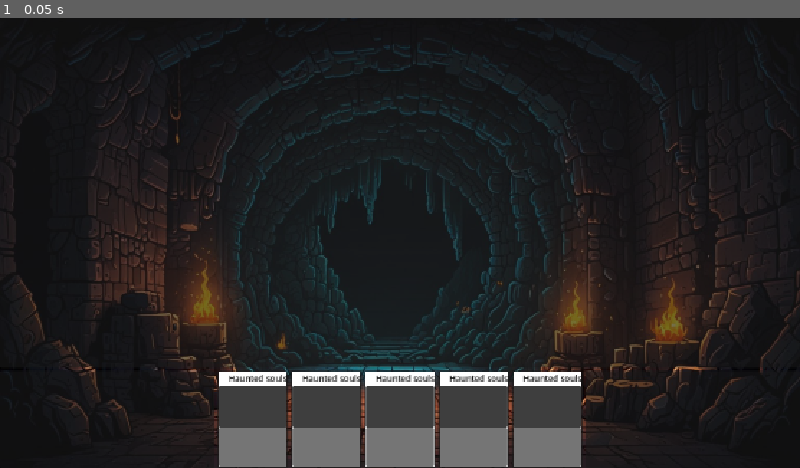
Above: before the commit, frame 1.
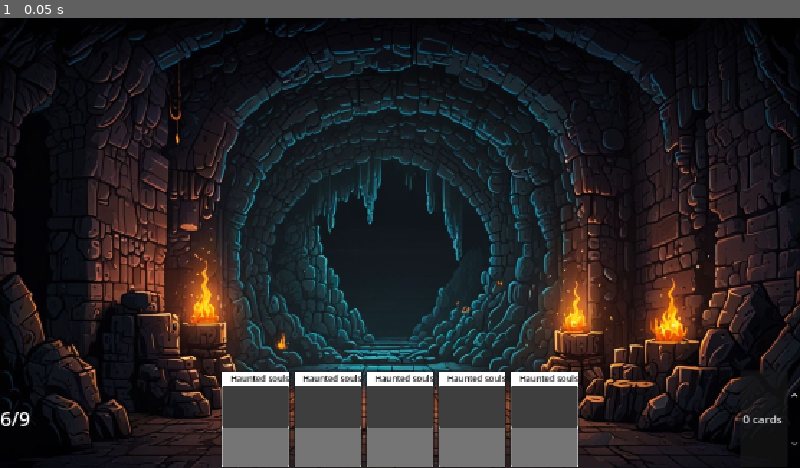
Above: after the commit, the same moment.

Repository: OteroJP/roguelito
Game: Godot game, scene res://ui/main.tscn
Two runs of this game, one before a commit and one after it. Both use one fixed random seed, a clock stepped at 60 frames per second and the inputs below. The project has no main scene, so this scene is started directly.
Inputs:
- Up to frame 1 (0.05 s): no input

The runs differ from the first frame. In frame 1, 13% of the frame differs, in the area x 0-100%, y 2-100%.
Error after the commit: Parse Error: Expected indented block after function declaration. (res://ui/card_manager.gd:12)

Commit message:
wip card_manager

Diff:
--- a/app/combat_room.gd
+++ b/app/combat_room.gd
@@ -1,22 +1,21 @@
 class_name CombatRoom extends Node
 
-var _hero
-var _villian
-var _combat_loop
+@export var hero: Resource #: HeroCharacter
+@export var villain: Resource #: VillainCharacter
 
-func _init(
-	villan,
-	hero
-) -> void:
-	_villian = villan
-	_hero = hero
+var _combat_loop: CombatLoop
+
+@onready var _card_manager: CardManager = %CardManager
 
 
 func _ready() -> void:
-	_prepare_combat()
+	_prepare_combat() #await?
+	await start_combat()
+
+
+
+func start_combat() -> void:
 	_combat_loop = CombatLoop.new(
-		_hero,
-		_villian,
 		_prepare_end_conditions(),
 		_prepare_phases(),
 	)
@@ -26,16 +25,21 @@
 
 func _prepare_combat() -> void:
 	print("Preparing hero, decks and villain")
+	# get and store the hero
+	# get and store the villain
 
 
 func _prepare_end_conditions() -> Array[EndCondition]:
-	return []
+	return [
+		VillainDefeated.new(villain),
+		HeroeDefeated.new(hero)
+	]
 	#end_conditions
 
 
-func _prepare_phases() -> Array[Loop]:
+func _prepare_phases() -> Array[LoopPhase]:
 	return [
-		UpkeepLoop.new(_villian, _hero),
-		PlayerTurn.new(_villian, _hero),
-		CardsResolution.new(_villian, _hero)
+		UpkeepLoop.new(villain, hero),
+		PlayerTurn.new(villain, hero),
+		#Resolution.new()
 		]
--- /dev/null
+++ b/app/end_conditions/heroe_defeated.gd
@@ -0,0 +1,13 @@
+class_name HeroeDefeated extends EndCondition
+
+var _heroe
+
+
+func _init(heroe) -> void:
+	_heroe = heroe
+
+
+func was_satisfied() -> bool:
+	#if _villain.health <= 0:
+	satisfied.emit(self)
+	return true #_villain.health <= 0
--- a/app/end_conditions/villian_defeated.gd
+++ b/app/end_conditions/villian_defeated.gd
@@ -1,12 +1,12 @@
-class_name VillianDefeated extends EndCondition
+class_name VillainDefeated extends EndCondition
 
-var _villian
+var _villain
 
 
-func _init(villian_health) -> void:
-	_villian = villian_health
+func _init(villain) -> void:
+	_villain = villain
 
 
 func was_satisfied() -> bool:
 	satisfied.emit(self)
-	return true
+	return true #_villain.health <= 0
--- /dev/null
+++ b/app/loops/_loop_phase.gd
@@ -0,0 +1,8 @@
+@abstract class_name LoopPhase extends RefCounted
+
+var _have_loop_ended: Callable
+
+func add_end_condition(cb: Callable) -> void:
+	_have_loop_ended = cb
+
+@abstract func run() -> void
--- a/app/loops/a_loop.gd
+++ /dev/null
@@ -1 +0,0 @@
-@abstract class_name Loop extends RefCounted
--- a/app/loops/cards_resolution.gd
+++ /dev/null
@@ -1,19 +0,0 @@
-class_name  CardsResolution extends Loop
-
-
-func _init(
-	villian_character,
-	hero_character
-	) -> void:
-	pass
-
-
-	# Show Hero card
-		# check stance and other condicionals.
-	# check pc cards condicionales.
-	# Compare cards speed and execute in order.
-		# Execute faster card.
-		# WIN-LOSS CHECK
-		# Execute slower card.
-		# WIN-LOSS CHECK
-	# Discards cards, if there is more than hand_limit (6) it must discard hand_size - hand_limit.
--- a/app/loops/combat_loop.gd
+++ b/app/loops/combat_loop/combat_loop.gd
@@ -1,29 +1,32 @@
-class_name CombatLoop extends Loop
+class_name CombatLoop extends RefCounted
 
-var phases: Array[Loop]
+var phases: Array[LoopPhase]
 var end_conditions: Array[EndCondition]
-var _current_phase
+var _current_phase: int  = -1
 
 
 func _init(
-	hero_character,
-	villian_character,
 	end_loop_triggers,
 	loop_phases,
 	) -> void:
 		assert(phases.size()>0 and end_conditions.size()>0
 		, "There should be at least a [CombatPhase] and an [EndCondition]"
 		)
-		_current_phase = 0
+		end_conditions = end_loop_triggers
 		phases = loop_phases
-		end_conditions = end_loop_triggers
+		_current_phase = -1
+		for phase in phases:
+			phase.add_end_condition(_should_end)
 
 
+func run() -> void:
+	while not _should_end():
+		_current_phase = _current_phase + 1 % phases.size()
+		var phase = phases[_current_phase]
+		await phase.run()
 
 
-
-
-func _should_end(current):
+func _should_end() -> bool:
 	var was_satisfied: Callable = (
 		func(condition: EndCondition):
 			return condition.was_satisfied()
--- a/app/loops/player_turn.gd
+++ b/app/loops/combat_loop/player_turn.gd
@@ -1,21 +1,21 @@
-class_name PlayerTurn extends Loop
+class_name PlayerTurn extends LoopPhase
 
 
 var _hero
-var _villian
+var _villain
 
 func _init(
-	villian_character,
+	villain_character,
 	hero_character
 	) -> void:
 	_hero = hero_character
-	_villian = villian_character
+	_villain = villain_character
 
 
 func run() -> void:
 	# Opcional: Before choosing card: spend mana for casting spell.
-	await _villian.activate_ability()
-	await _villian.play_card() # Mandatory: Player selects a card to play, may undo, and the confirms.
+	await _villain.activate_ability()
+	await _villain.play_card() # Mandatory: Player selects a card to play, may undo, and the confirms.
 	# On card play, check for symbol match:
 		# Add symbols to completed symbols box
 		# Symbol effect resolution (inmediatamente uno de 3 efectos genéricos).
--- /dev/null
+++ b/app/loops/combat_loop/resolution.gd
@@ -0,0 +1,37 @@
+class_name Resolution extends LoopPhase
+
+var _combat_ended: Callable
+
+func _init(combat_end_check: Callable) -> void:
+	_combat_ended = combat_end_check
+
+
+func run() -> void:
+	# Show Hero card
+	# check stance and other condicionals.
+	# check pc cards condicionales.
+	# Compare cards speed and execute in order.
+	await prepare_phase()
+	# Execute faster card.
+	# WIN-LOSS CHECK
+	await execute_faster_card()
+	# Execute slower card.
+	if _combat_ended.call(): # WIN-LOSS CHECK
+		return
+	await execute_slower_card()
+	if _combat_ended.call(): # WIN-LOSS CHECK
+		return
+
+	# Discards cards, if there is more than hand_limit (6) it must discard hand_size - hand_limit.
+
+
+func prepare_phase() -> void:
+	await create_timer(1).timeout
+
+
+func execute_faster_card() -> void:
+	await get_tree().create_timer(1).timeout
+
+
+func execute_slower_card() -> void:
+	await get_tree().create_timer(1).timeout
--- a/app/loops/upkeep_loop.gd
+++ b/app/loops/combat_loop/upkeep.gd
@@ -1,20 +1,21 @@
-class_name UpkeepLoop extends Loop
+class_name UpkeepLoop extends LoopPhase
 
 var _hero
-var _villian
+var _villain
 
 func _init(
-	villian_character,
+	villain_character,
 	hero_character
 	) -> void:
 	_hero = hero_character
-	_villian = villian_character
+	_villain = villain_character
 
 
 func run() -> void:
 	await _hero.get_ready() # Hero shows stance
 	await _hero.play_card() # Hero shows play intent of its card
-	await _villian.draw() # Villano roba 1 carta
+	await _villain.draw() # villaino roba 1 carta
+	if _have_loop_ended.call():
+		return
 	# Si no le quedan cartas, pierde 1 de vida, mezcla su descarte en un nuevo mazo y roba.
 	# on_upkeep effects.
-	# WIN-LOSS CHECK
--- a/dungeon/deck.gd
+++ b/dungeon/deck.gd
@@ -1,54 +1,68 @@
 class_name Deck
 extends Resource
 
+signal card_drawn(card: CardData)
 
 @export var card_set: Array[CardData] = []
 @export var side_deck: Array[CardData] = []
 
 
 var _current_deck: Array[CardData] = []
-var _sorted_cars: Array[CardData] = []
+var _sorted_cards: Array[CardData] = []
 
 
 func shuffle_deck() -> void:
 	if _current_deck.is_empty():
 		_current_deck = card_set.duplicate() #shallow copy
-	_sorted_cars = _current_deck
-	_sorted_cars.shuffle() #without controled seed
+	_sorted_cards = _current_deck
+	_sorted_cards.shuffle() #without controled seed
 
 
 func shuffle_in_deck(extra_cards: Array[CardData]) -> void:
 	if extra_cards.all(_is_in_deck):
-		_sorted_cars.append_array(extra_cards)
-		_sorted_cars.shuffle() #without controled seed
+		_sorted_cards.append_array(extra_cards)
+		_sorted_cards.shuffle() #without controled seed
 
 
-func may_draw() -> bool:
-	return _sorted_cars.size() > 0
+func may_draw(amount: int) -> bool:
+	return _sorted_cards.size() > amount
+
+
+func get_from_top(amount: int) -> Array[CardData]:
+	assert(amount > cards_left(), "Draw attempt of %d cards from deck with %d" % [amount, cards_left()])
+	var card: CardData = _sorted_cards.pop_front()
+	card_drawn.emit(card)
+	return card
 
 
 func draw() -> CardData:
-	assert(_sorted_cars.size() > 0, "Draw attempt on empty deck")
-	return _sorted_cars.pop_front()
+	assert(_sorted_cards.size() > 0, "Draw attempt on empty deck")
+	var card: CardData = _sorted_cards.pop_front()
+	card_drawn.emit(card)
+	return card
+
+
+func size() -> int:
+	return _current_deck.size()
+
+
+func cards_left() -> int:
+	return _sorted_cards.size()
+
+
+func display() -> Array[CardData]:
+	return _sorted_cards.duplicate()
 
 
 func put_on_top(extra_cards: Array[CardData]) -> void:
 	if extra_cards.all(_is_in_deck):
-		extra_cards.append_array(_sorted_cars)
-		_sorted_cars = extra_cards
+		extra_cards.append_array(_sorted_cards)
+		_sorted_cards = extra_cards
 
 
 func put_on_bottom(extra_cards: Array[CardData]) -> void:
 	if extra_cards.all(_is_in_deck):
-		_sorted_cars.append_array(extra_cards)
-
-
-func display() -> Array[CardData]:
-	return _sorted_cars.duplicate()
-
-
-func take_card(card: CardData) -> void:
-	return _sorted_cars.erase(card)
+		_sorted_cards.append_array(extra_cards)
 
 
 func add_to_deck(extra_cards: Array[CardData]) -> void:
@@ -57,5 +71,9 @@
 	shuffle_deck()
 
 
+func take_card(card: CardData) -> void:
+	return _sorted_cards.erase(card)
+
+
 func _is_in_deck(card: CardData) -> bool:
 	return _current_deck.has(card)
--- /dev/null
+++ b/ui/card_manager.gd
@@ -0,0 +1,12 @@
+class_name CardManager extends HBoxContainer
+
+@export var initial_hand_size: int = 3
+
+@onready var _Discard: DiscardManager = %Discard
+@onready var _Hand: HandManager = %Hand
+@onready var _Deck: DeckManager = %Deck
+
+
+# TODO
+
+func prepare(new_deck: Deck) -> void:
--- a/ui/card_manager/card/_card_effect.gd
+++ b/ui/card_manager/card/_card_effect.gd
@@ -14,6 +14,7 @@
 	pass
 
 
+
 #DamageEffect
 #extends CardEffect
 #var damage: int
--- a/ui/card_manager/card/card.gd
+++ b/ui/card_manager/card/card.gd
@@ -1,15 +1,29 @@
+class_name Card
 extends PanelContainer
-class_name Card
 
 signal card_clicked(data: CardData)
 
+const CARD_SCENE: PackedScene = preload("uid://0y7udeiiin3i")
+
 var _data: CardData
-var _texture_rect: TextureRect
-var _name_label: Label
-var _effect_label: Label
-var _bonus_effect_label: Label
-var _symbol_finish: TextureRect
-var _symbol_start: TextureRect
 
-func setup(data: CardData) -> void:
+@onready var art_frame: TextureRect = %Ilustration
+@onready var name_tag: Label = %Title
+@onready var effect_box: RichTextLabel = %Effect
+
+
+static func new_card(data: CardData) -> Card:
+	var card: Card = CARD_SCENE.instantiate()
+	card._setup(data)
+	return card
+
+
+func select_card() -> CardData:
+	return _data
+
+
+func _setup(data: CardData) -> void:
 	_data = data
+	art_frame.texture = data.art
+	name_tag.text = data.name
+	effect_box.text = data.effects_text()
--- a/ui/card_manager/card/Card.tscn
+++ b/ui/card_manager/card/card.tscn
@@ -26,10 +26,12 @@
 layout_mode = 2
 
 [node name="TextureRect" type="TextureRect" parent="MarginContainer/VBoxContainer/Header" unique_id=1714850761]
-custom_minimum_size = Vector2(10, 20)
+custom_minimum_size = Vector2(9, 20)
 layout_mode = 2
 
 [node name="Title" type="Label" parent="MarginContainer/VBoxContainer/Header" unique_id=1485757824]
+unique_name_in_owner = true
+custom_maximum_size = Vector2(83, -1)
 layout_mode = 2
 theme_override_colors/font_color = Color(0.0559491, 0.0559491, 0.055949084, 1)
 theme_override_font_sizes/font_size = 12
@@ -40,12 +42,17 @@
 layout_mode = 2
 
 [node name="Ilustration" type="TextureRect" parent="MarginContainer/VBoxContainer/PanelContainer" unique_id=91382263]
+unique_name_in_owner = true
 custom_minimum_size = Vector2(0, 60)
 layout_mode = 2
 
 [node name="Type" type="PanelContainer" parent="MarginContainer/VBoxContainer/PanelContainer" unique_id=1136416741]
 layout_mode = 2
 
-[node name="EffectText" type="PanelContainer" parent="MarginContainer/VBoxContainer" unique_id=1306354511]
+[node name="EffectBackGround" type="PanelContainer" parent="MarginContainer/VBoxContainer" unique_id=1306354511]
 layout_mode = 2
 size_flags_vertical = 3
+
+[node name="Effect" type="RichTextLabel" parent="MarginContainer/VBoxContainer/EffectBackGround" unique_id=2048058424]
+unique_name_in_owner = true
+layout_mode = 2
--- a/ui/card_manager/card/card_data.gd
+++ b/ui/card_manager/card/card_data.gd
@@ -1,12 +1,15 @@
 @abstract class_name CardData
 extends Resource
+
 
 @export var name: String
 @export var art: Texture2D
 @export var effect: Array[CardEffect]
 @export var effect_bonus: Array[CardEffect]
 
-#CardDataVillain
-#extends CardData
-#symbol_finish: Symbol
-#symbol_start: Symbol
+
+func effects_text() -> String:
+	var text: String = ""
+	for card_effect in effect:
+		text += card_effect.text() + "\n"
+	return text.strip_edges()
--- /dev/null
+++ b/ui/deck_manager.gd
@@ -0,0 +1,25 @@
+class_name DeckManager extends PanelContainer
+
+var _deck: Deck
+var _Display: Label
+
+
+func prepare(new_deck: Deck) -> void:
+	var Display: Label = Label.new()
+	Display.name = "Display"
+	Display.add_theme_font_size_override("DiscardManager", 28)
+	add_child(Display)
+	_Display = Display
+	_deck = new_deck
+	_deck.card_drawn.connect(_update_text)
+	_deck.shuffle_deck()
+	_update_text()
+
+
+func shuffle(cards: Array[CardData]) -> void:
+	_deck.shuffle_in_deck(cards)
+	_update_text()
+
+
+func _update_text() -> void:
+	_Display.text = "%d / %d" % [_deck.cards_left(), _deck.size()]
--- /dev/null
+++ b/ui/discard_manager.gd
@@ -0,0 +1,44 @@
+class_name DiscardManager extends PanelContainer
+
+
+var _discard_pile: Array[CardData] = []
+var _Counter: SpinBox
+
+
+func prepare() -> void:
+	_Counter = SpinBox.new()
+	_Counter.name = "Counter"
+	_Counter.add_theme_font_size_override("DiscardManager", 28)
+	add_child(_Counter)
+	_discard_pile = []
+	# signal connection, when should be added to discard
+	_update_counter()
+
+
+func clear() ->  Array[CardData]:
+	var cards_to_be_discarded : Array[CardData] = _discard_pile
+	_discard_pile = []
+	_update_counter()
+	return cards_to_be_discarded
+
+
+func get_from_discard(cards: Array[CardData]) -> Array[CardData]:
+	_discard_pile = _discard_pile.filter(cards.has)
+	var cards_got: Array[CardData] = _discard_pile.duplicate()
+	cards_got.shuffle()
+	_update_counter()
+	return cards_got
+
+
+func add_to_discard(cards: Array[CardData]) -> void:
+	_discard_pile.append_array(cards)
+	_discard_pile.shuffle()
+	_update_counter()
+
+
+func display() -> Array[CardData]:
+	return _discard_pile.duplicate()
+
+
+func _update_counter() -> void:
+	_Counter.range.value  = _discard_pile.size()
--- /dev/null
+++ b/ui/hand_manager.gd
@@ -0,0 +1,17 @@
+class_name HandManager extends HBoxContainer
+
+
+var _hand: Array[CardData] = []
+
+
+func prrepare(deck: Deck, initial_hand_size: int) -> void:
+	deck.card_drawn.connect(_add_card)
+	var initial_hand: Array[CardData] = deck.get_hand(initial_hand_size)
+	for card: CardData in initial_hand:
+		_add_card(card)
+
+
+func _add_card(card: CardData) -> void:
+	#TODO animaciones sonidos y todo eso
+	_hand.append(card)
+	add_child(Card.new_card(card))
--- a/ui/main.tscn
+++ b/ui/main.tscn
@@ -1,7 +1,11 @@
 [gd_scene format=3 uid="uid://c6a2ffow874yf"]
 
 [ext_resource type="PackedScene" uid="uid://cojufkmft2yab" path="res://dungeon/dungeon_room.tscn" id="1_r3wx3"]
-[ext_resource type="PackedScene" uid="uid://0y7udeiiin3i" path="res://ui/card_manager/card/Card.tscn" id="2_dqr18"]
+[ext_resource type="PackedScene" uid="uid://0y7udeiiin3i" path="res://ui/card_manager/card/card.tscn" id="2_dqr18"]
+[ext_resource type="Script" uid="uid://k8dc6rewmx6n" path="res://ui/card_manager.gd" id="2_loxbi"]
+[ext_resource type="Script" uid="uid://n2nbk85mswiu" path="res://ui/deck_manager.gd" id="3_fc3ap"]
+[ext_resource type="Script" uid="uid://bsubx4gjfyxsp" path="res://ui/hand_manager.gd" id="3_t6oic"]
+[ext_resource type="Script" uid="uid://ce1heoychms85" path="res://ui/discard_manager.gd" id="5_h17sc"]
 
 [sub_resource type="ViewportTexture" id="ViewportTexture_u316g"]
 viewport_path = NodePath("SubViewport")
@@ -37,34 +41,55 @@
 grow_vertical = 2
 
 [node name="Panel" type="PanelContainer" parent="HBoxContainer" unique_id=1587713020]
+self_modulate = Color(1, 1, 1, 0)
 layout_mode = 2
 size_flags_vertical = 3
 
-[node name="HBoxContainer" type="HBoxContainer" parent="HBoxContainer" unique_id=555773421]
+[node name="CardManager" type="HBoxContainer" parent="HBoxContainer" unique_id=555773421]
+unique_name_in_owner = true
+layout_mode = 2
+script = ExtResource("2_loxbi")
+
+[node name="Deck" type="PanelContainer" parent="HBoxContainer/CardManager" unique_id=345718543]
+unique_name_in_owner = true
+self_modulate = Color(1, 1, 1, 0)
+layout_mode = 2
+size_flags_horizontal = 3
+script = ExtResource("3_fc3ap")
+
+[node name="Display" type="Label" parent="HBoxContainer/CardManager/Deck" unique_id=876921940]
+layout_mode = 2
+theme_override_font_sizes/font_size = 28
+text = "6/9"
+
+[node name="Hand" type="HBoxContainer" parent="HBoxContainer/CardManager" unique_id=2029723552]
+unique_name_in_owner = true
+layout_mode = 2
+script = ExtResource("3_t6oic")
+
+[node name="Card1" parent="HBoxContainer/CardManager/Hand" unique_id=1032387873 instance=ExtResource("2_dqr18")]
 layout_mode = 2
 
-[node name="Deck" type="PanelContainer" parent="HBoxContainer/HBoxContainer" unique_id=345718543]
+[node name="Card2" parent="HBoxContainer/CardManager/Hand" unique_id=1357568317 instance=ExtResource("2_dqr18")]
+layout_mode = 2
+
+[node name="Card3" parent="HBoxContainer/CardManager/Hand" unique_id=1642214391 instance=ExtResource("2_dqr18")]
+layout_mode = 2
+
+[node name="Card4" parent="HBoxContainer/CardManager/Hand" unique_id=1857090190 instance=ExtResource("2_dqr18")]
+layout_mode = 2
+
+[node name="Card5" parent="HBoxContainer/CardManager/Hand" unique_id=1378438520 instance=ExtResource("2_dqr18")]
+layout_mode = 2
+
+[node name="Discard" type="PanelContainer" parent="HBoxContainer/CardManager" unique_id=1389179764]
+unique_name_in_owner = true
+self_modulate = Color(1, 1, 1, 0)
 layout_mode = 2
 size_flags_horizontal = 3
+script = ExtResource("5_h17sc")
 
-[node name="HandManager" type="HBoxContainer" parent="HBoxContainer/HBoxContainer" unique_id=2029723552]
+[node name="Counter" type="SpinBox" parent="HBoxContainer/CardManager/Discard" unique_id=1108006283]
 layout_mode = 2
-
-[node name="Card1" parent="HBoxContainer/HBoxContainer/HandManager" unique_id=1032387873 instance=ExtResource("2_dqr18")]
-layout_mode = 2
-
-[node name="Card2" parent="HBoxContainer/HBoxContainer/HandManager" unique_id=1357568317 instance=ExtResource("2_dqr18")]
-layout_mode = 2
-
-[node name="Card3" parent="HBoxContainer/HBoxContainer/HandManager" unique_id=1642214391 instance=ExtResource("2_dqr18")]
-layout_mode = 2
-
-[node name="Card4" parent="HBoxContainer/HBoxContainer/HandManager" unique_id=1857090190 instance=ExtResource("2_dqr18")]
-layout_mode = 2
-
-[node name="Card5" parent="HBoxContainer/HBoxContainer/HandManager" unique_id=1378438520 instance=ExtResource("2_dqr18")]
-layout_mode = 2
-
-[node name="Discard" type="PanelContainer" parent="HBoxContainer/HBoxContainer" unique_id=1389179764]
-layout_mode = 2
-size_flags_horizontal = 3
+size_flags_horizontal = 8
+suffix = "cards"
Renamed: app/end_conditions/a_end_condition.gd -> app/end_conditions/_end_condition.gd
Renamed: app/end_conditions/a_end_condition.gd.uid -> app/end_conditions/_end_condition.gd.uid
Not shown, added: app/end_conditions/heroe_defeated.gd.uid
Renamed: app/loops/a_loop.gd.uid -> app/loops/_loop_phase.gd.uid
Renamed: app/loops/combat_loop.gd.uid -> app/loops/combat_loop/combat_loop.gd.uid
Renamed: app/loops/player_turn.gd.uid -> app/loops/combat_loop/player_turn.gd.uid
Renamed: app/loops/cards_resolution.gd.uid -> app/loops/combat_loop/resolution.gd.uid
Renamed: app/loops/upkeep_loop.gd.uid -> app/loops/combat_loop/upkeep.gd.uid
Not shown, added: ui/card_manager.gd.uid
Not shown, added: ui/deck_manager.gd.uid
Not shown, added: ui/discard_manager.gd.uid
Not shown, added: ui/hand_manager.gd.uid
